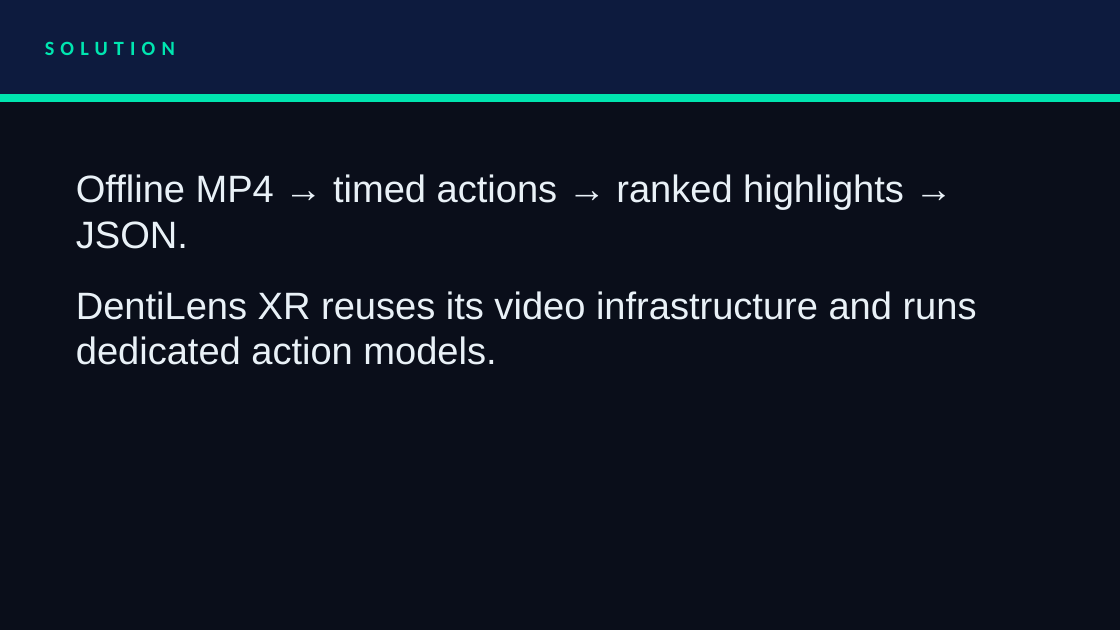
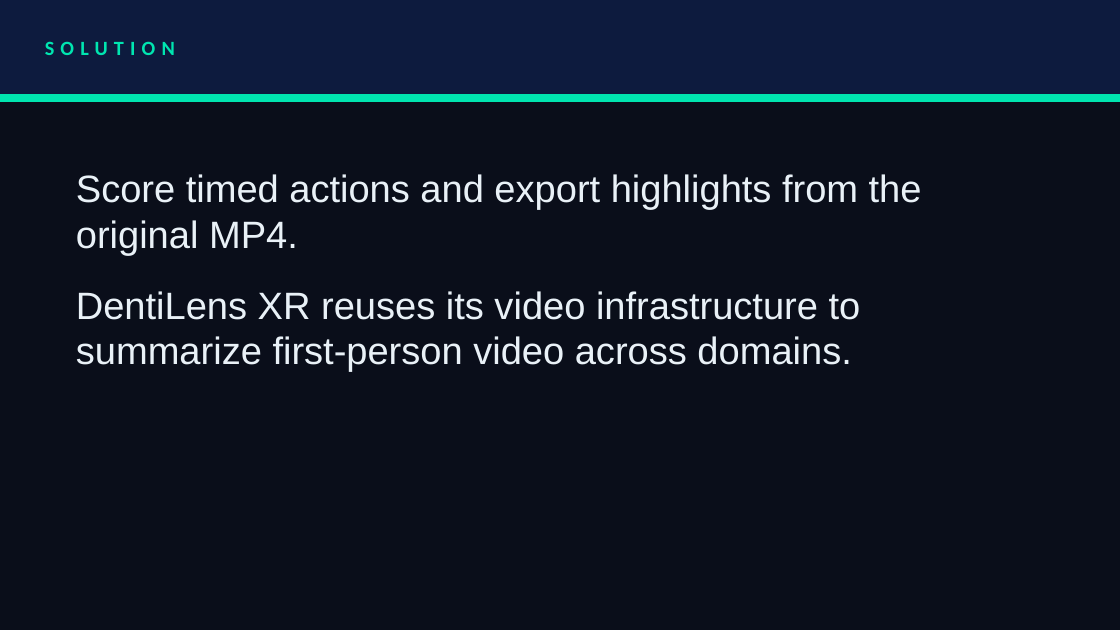
Before and after one commit to ArhamChoudhary-ui/DentiLens, a slide deck: slide 3 of reference/submission/DentiLens-Track4-Presentation.pptx. Drawn at 1120x630 pixels with LibreOffice and Linux fonts; fonts in the diff are those of the drawing. Boxes give left, top, right and bottom in pixels: in the first picture for what was removed or moved away, otherwise in the second. Text is boxed around its words. In the diff, an @@ line names an element or a change of style, - is before the commit and + after.

```diff
--- a/reference/submission/DentiLens-Track4-Presentation.pptx
+++ b/reference/submission/DentiLens-Track4-Presentation.pptx
@@ text at (76, 174, 922, 372): text changed @@
-Offline MP4 → timed actions → ranked highlights → JSON.
-DentiLens XR reuses its video infrastructure and runs dedicated action models.
+Score timed actions and export highlights from the original MP4.
+DentiLens XR reuses its video infrastructure to summarize first-person video across domains.
```
Also in this commit, not shown: 5 other slides changed, 18 other files.
